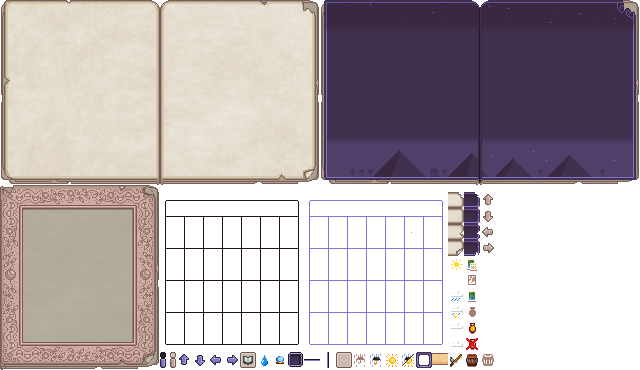
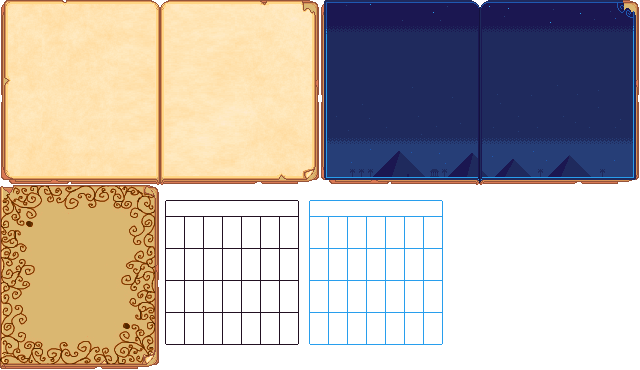
Layered file, before and after one edit (640 x 370). Changes by layer:
hid group "Vintage Interface 1" (41 layers) over [0, 0, 639, 370]
moved "Storm" into group "Weather" over [451, 306, 463, 319]
moved "Not Collected" (3rd of 3, in "Icons") into group "Icons" over [450, 338, 478, 367]
moved "Any Weather" (3rd of 3, in "Icons") into group "Icons" over [402, 354, 414, 367]
moved "Sunny" into group "Icons" over [386, 354, 398, 367]
moved "Fishing Rod" (3rd of 3, in "Icons") into group "Icons" over [450, 354, 462, 366]
moved "Faded Crab Pot" (3rd of 3, in "Icons") into group "Icons" over [482, 354, 494, 366]
moved "Crab Pot" (3rd of 3, in "Icons") into group "Icons" over [466, 354, 478, 366]
moved "Aquarium Frame" (3rd of 3, in "UI Widgets" › "Aquarium") into group "Aquarium" over [416, 352, 432, 368]
moved "Aquarium Bottom" into group "Aquarium" over [432, 353, 448, 365]
moved "Book Button" into group "UI Widgets" over [240, 352, 256, 368]
moved "Magic Diviers" (3rd of 3, in "UI Widgets") into group "UI Widgets" over [304, 352, 329, 368]
moved "Magic Tooltip" (3rd of 3, in "UI Widgets") into group "UI Widgets" over [288, 352, 303, 367]
moved "Tabs" (3rd of 3, in "UI Widgets") into group "UI Widgets" over [448, 192, 464, 256]
moved "Magic Tabs" (3rd of 3, in "UI Widgets") into group "UI Widgets" over [464, 192, 480, 256]
moved "Page Button Base" into group "UI Widgets" over [336, 352, 352, 368]
added group "Cover" (3rd of 4) with 2 layers above "Open Pages" over [0, 185, 159, 370]
showed "Cover" (4th of 4, in "Cover"), moved it into group "Cover" over [0, 185, 159, 369]
added group "Open Pages" (5th of 6) with 2 layers above "Calendar Grid" over [1, 0, 639, 185]
showed "Open Pages" (6th of 6, in "Open Pages"), moved it into group "Open Pages" over [1, 0, 319, 185]
moved "Open Magic" into group "Open Pages" over [321, 0, 639, 185]
…and 20 more changes (1 painted, 1 removed, 1 renamed, 19 stack)
